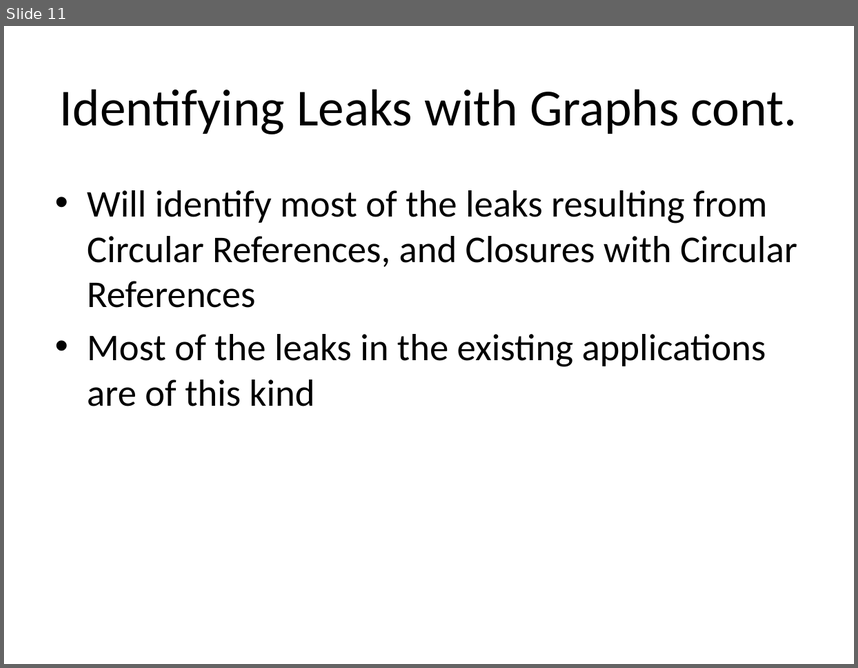
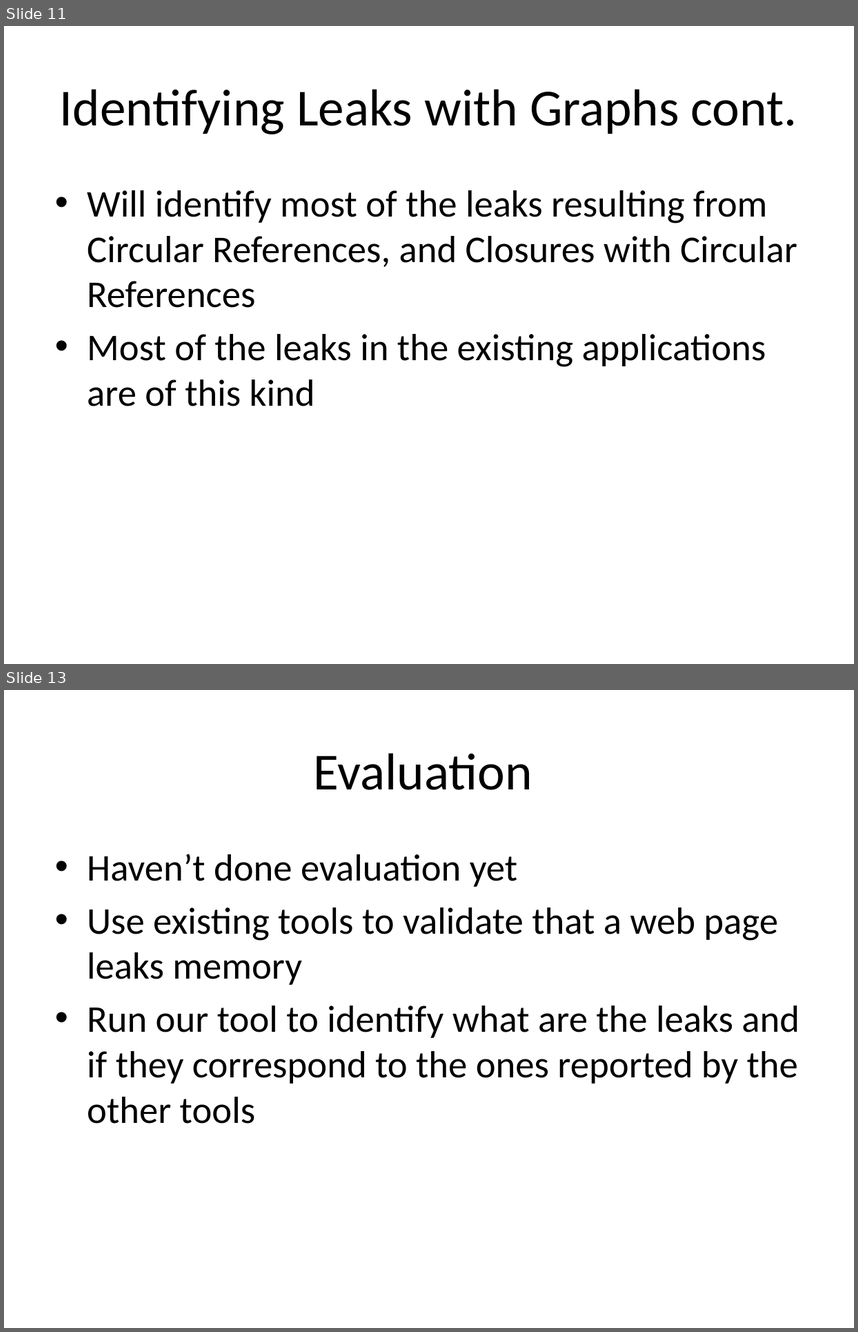
Before and after one commit to pbl2108/E6121_FinalProject, a slide deck: javascriptSlideshow.pptx. Shown one above the other, each under a label of ours: slide 11 before the commit, slides 11 and 13 after it; the slides between them are not shown. The pictures are 858x668 and 858x1332 pixels, drawn with LibreOffice and Linux fonts; fonts in the diff are those of the drawing. Boxes give left, top, right and bottom in pixels: in the first picture for what was removed or moved away, otherwise in the second. Text is boxed around its words. In the diff, an @@ line names an element or a change of style, - is before the commit and + after.

Commit message:
final changes

```diff
--- a/javascriptSlideshow.pptx
+++ b/javascriptSlideshow.pptx
@@ slide 13 added at [4, 690, 854, 1328], background #FFFFFF @@
@@ title added at [314, 753, 533, 790], 44 pt, text #000000 @@
+Evaluation
@@ text added at [87, 854, 800, 1123], 32 pt, text #000000 @@
+• Haven’t done evaluation yet
+• Use existing tools to validate that a web page leaks memory
+• Run our tool to identify what are the leaks and if they correspond to the ones reported by the other tools
```
Also in this commit, not shown: 1 other slide added.
